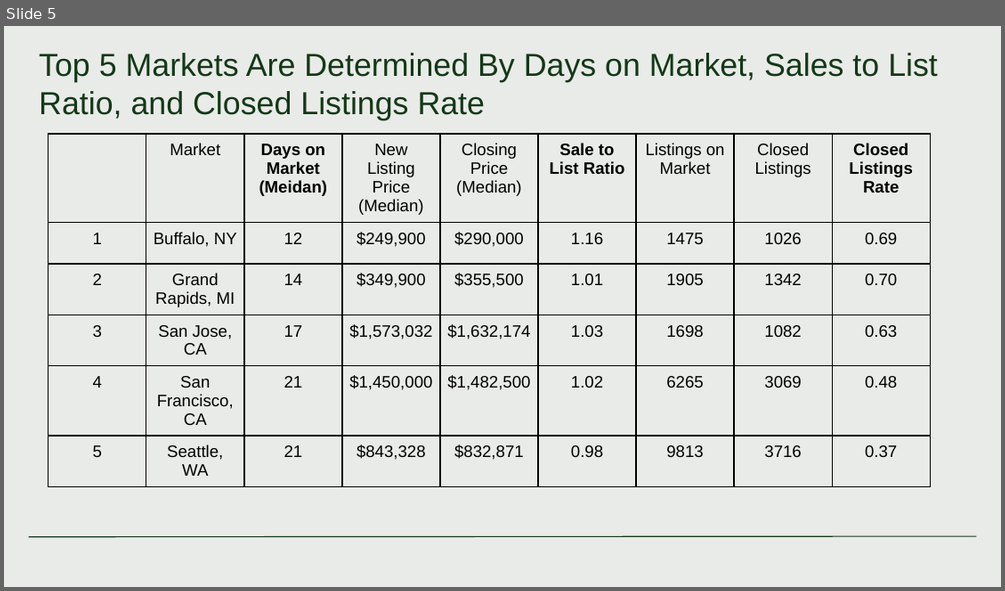
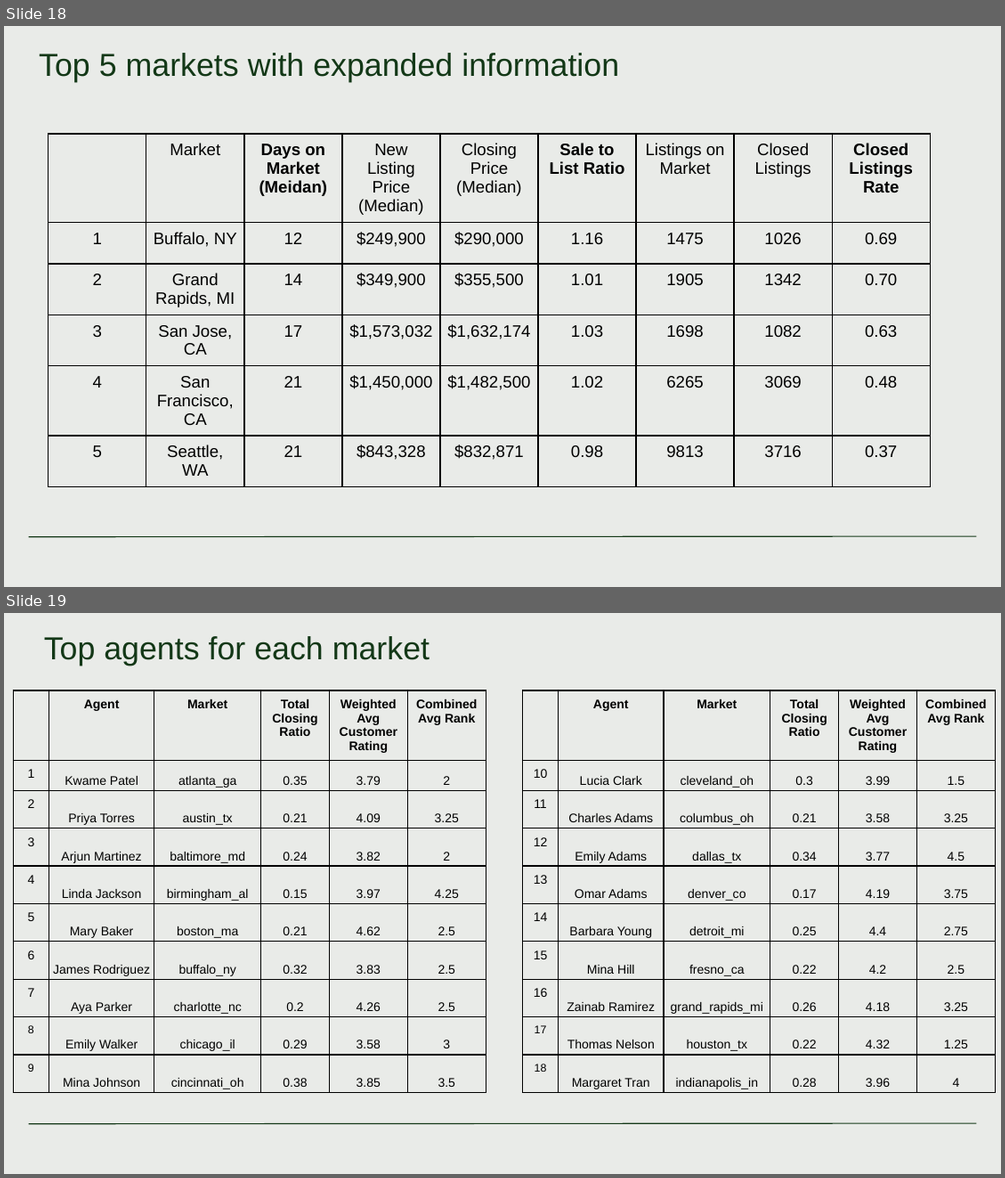
Before and after one commit to Magister774/Clever-Assessment, a slide deck: Smiley Real Estate - Sales Performance Analysis.pptx. Shown one above the other, each under a label of ours: slide 5 before the commit, slides 18 and 19 after it. The pictures are 1005x591 and 1005x1178 pixels, drawn with LibreOffice and Linux fonts; fonts in the diff are those of the drawing. Boxes give left, top, right and bottom in pixels: in the first picture for what was removed or moved away, otherwise in the second. Text is boxed around its words. In the diff, an @@ line names an element or a change of style, - is before the commit and + after.

```diff
--- a/Smiley Real Estate - Sales Performance Analysis.pptx
+++ b/Smiley Real Estate - Sales Performance Analysis.pptx
@@ slide 19 added at <box>4,613,1001,1174</box>, background #E9EBE8; not listed: 1 template element that a slide beside it also shows @@
@@ title added at <box>44,636,429,666</box>, 23 pt, text #133817 @@
+Top agents for each market
@@ table added at <box>13,690,487,1093</box>, 10 rows, 6 columns @@
+ | Agent | Market | Total Closing Ratio | Weighted Avg Customer Rating | Combined Avg Rank
+1 | Kwame Patel | atlanta_ga | 0.35 | 3.79 | 2
+2 | Priya Torres | austin_tx | 0.21 | 4.09 | 3.25
+3 | Arjun Martinez | baltimore_md | 0.24 | 3.82 | 2
+4 | Linda Jackson | birmingham_al | 0.15 | 3.97 | 4.25
+5 | Mary Baker | boston_ma | 0.21 | 4.62 | 2.5
+6 | James Rodriguez | buffalo_ny | 0.32 | 3.83 | 2.5
+7 | Aya Parker | charlotte_nc | 0.2 | 4.26 | 2.5
+8 | Emily Walker | chicago_il | 0.29 | 3.58 | 3
+9 | Mina Johnson | cincinnati_oh | 0.38 | 3.85 | 3.5
@@ table added at <box>522,690,997,1093</box>, 10 rows, 6 columns @@
+ | Agent | Market | Total Closing Ratio | Weighted Avg Customer Rating | Combined Avg Rank
+10 | Lucia Clark | cleveland_oh | 0.3 | 3.99 | 1.5
+11 | Charles Adams | columbus_oh | 0.21 | 3.58 | 3.25
+12 | Emily Adams | dallas_tx | 0.34 | 3.77 | 4.5
+13 | Omar Adams | denver_co | 0.17 | 4.19 | 3.75
+14 | Barbara Young | detroit_mi | 0.25 | 4.4 | 2.75
+15 | Mina Hill | fresno_ca | 0.22 | 4.2 | 2.5
+16 | Zainab Ramirez | grand_rapids_mi | 0.26 | 4.18 | 3.25
+17 | Thomas Nelson | houston_tx | 0.22 | 4.32 | 1.25
+18 | Margaret Tran | indianapolis_in | 0.28 | 3.96 | 4
@@ what was slide 5 is now slide 18 @@
@@ slide 18 changed as well @@
@@ title at <box>39,53,619,83</box>: text changed @@
-Top 5 Markets Are Determined By Days on Market, Sales to List Ratio, and Closed Listings Rate
+Top 5 markets with expanded information
```
Also in this commit, not shown: 4 other slides changed, 14 other slides added.
